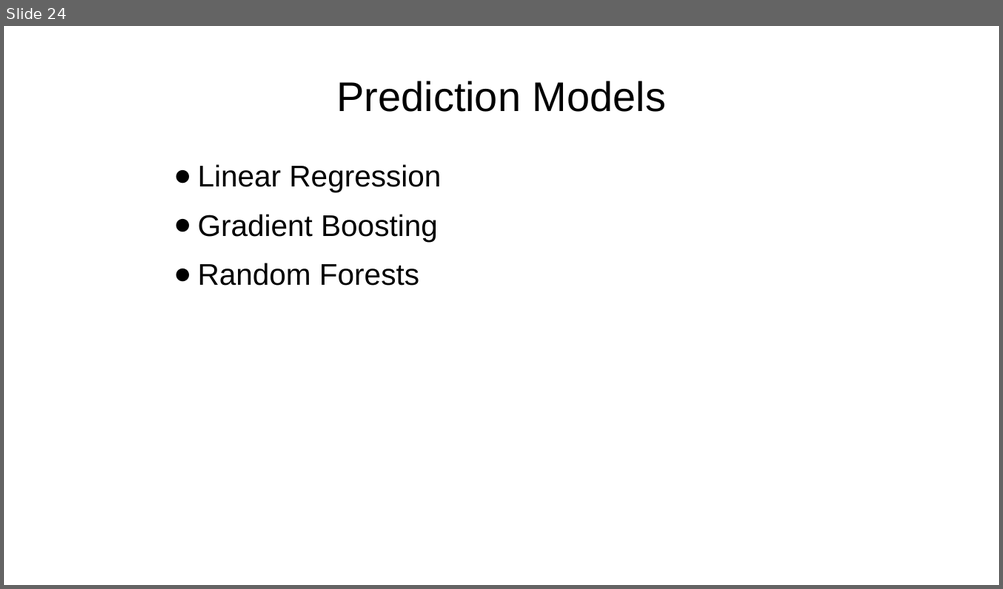
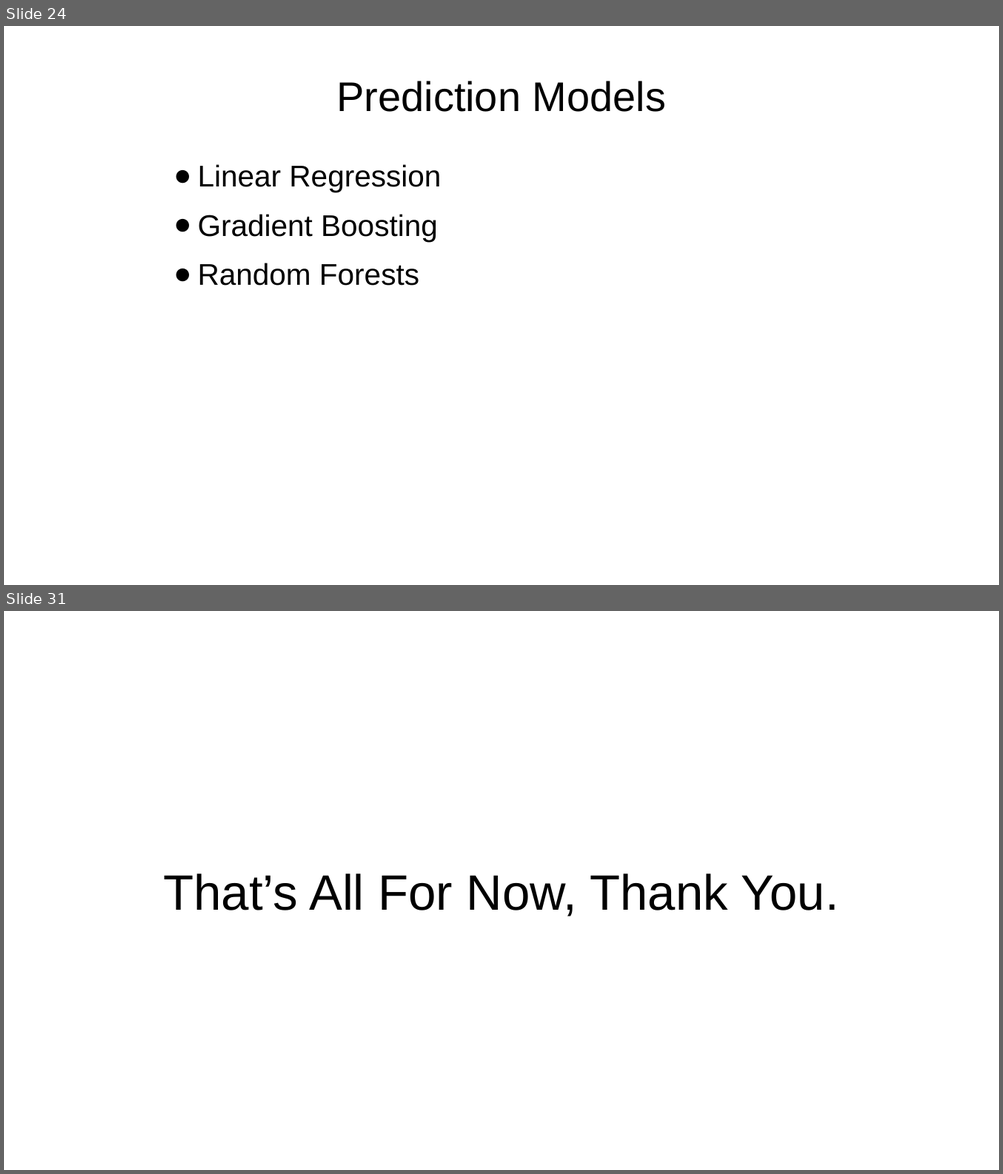
Before and after one commit to bariki/house-prices-predicition, a slide deck: Presentation.pptx. Shown one above the other, each under a label of ours: slide 24 before the commit, slides 24 and 31 after it; the slides between them are not shown. The pictures are 1003x589 and 1003x1174 pixels, drawn with LibreOffice and Linux fonts; fonts in the diff are those of the drawing. Boxes give left, top, right and bottom in pixels: in the first picture for what was removed or moved away, otherwise in the second. Text is boxed around its words. In the diff, an @@ line names an element or a change of style, - is before the commit and + after.

```diff
--- a/Presentation.pptx
+++ b/Presentation.pptx
@@ slide 31 added at <box>4,611,999,1170</box>, background #FFFFFF @@
@@ title added at <box>164,874,839,917</box>, 36 pt, text #000000 @@
+That’s All For Now, Thank You.
```
Also in this commit, not shown: 4 slides changed, 2 other slides added, 2 slides removed.
